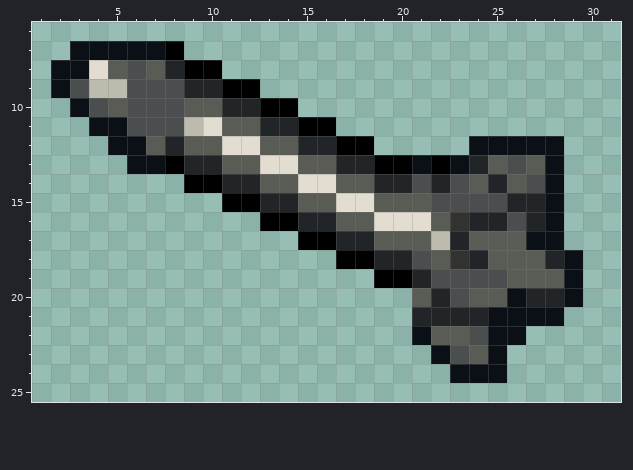
One commit to this pixel-art sprite: Assets/MissileLauncher/Missile/sprite_3.png. Above, as it was before the edit.
The file is 32x32 pixels. Shown: x 1..31, y 6..25.
The result:
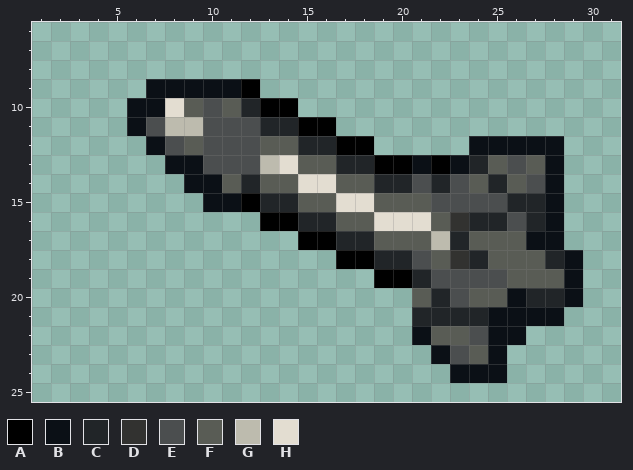
Palette (. is transparent): A #000000  B #0b1016  C #212528  D #323230  E #4b4e4f  F #595c55  G #bdbbae  H #e3ddd1
Changes in this commit:
@@ x 1..15 @@
  6 ...............
- 7 ..BBBBBA.......
- 8 .BBHFEFCAA.....
- 9 .BEGGEEECCAA...
-10 ..BEFEEEFFCCAA.
-11 ...BBEEEGHFFCCA
-12 ....BBFCFFHHFFC
-13 .....BBACCFFHHF
-14 ........AACCFFH
-15 ..........AACCF
+ 7 ...............
+ 8 ...............
+ 9 ......BBBBBA...
+10 .....BBHFEFCAA.
+11 .....BEGGEEECCA
+12 ......BEFEEEFFC
+13 .......BBEEEGHF
+14 ........BBFCFFH
+15 .........BBACCF
 16 ............AAC
